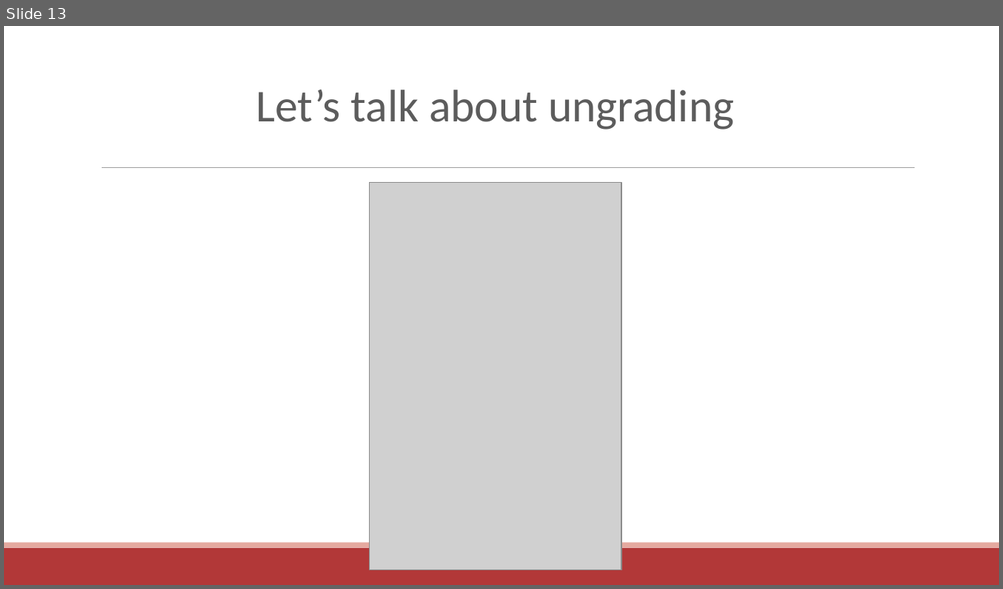
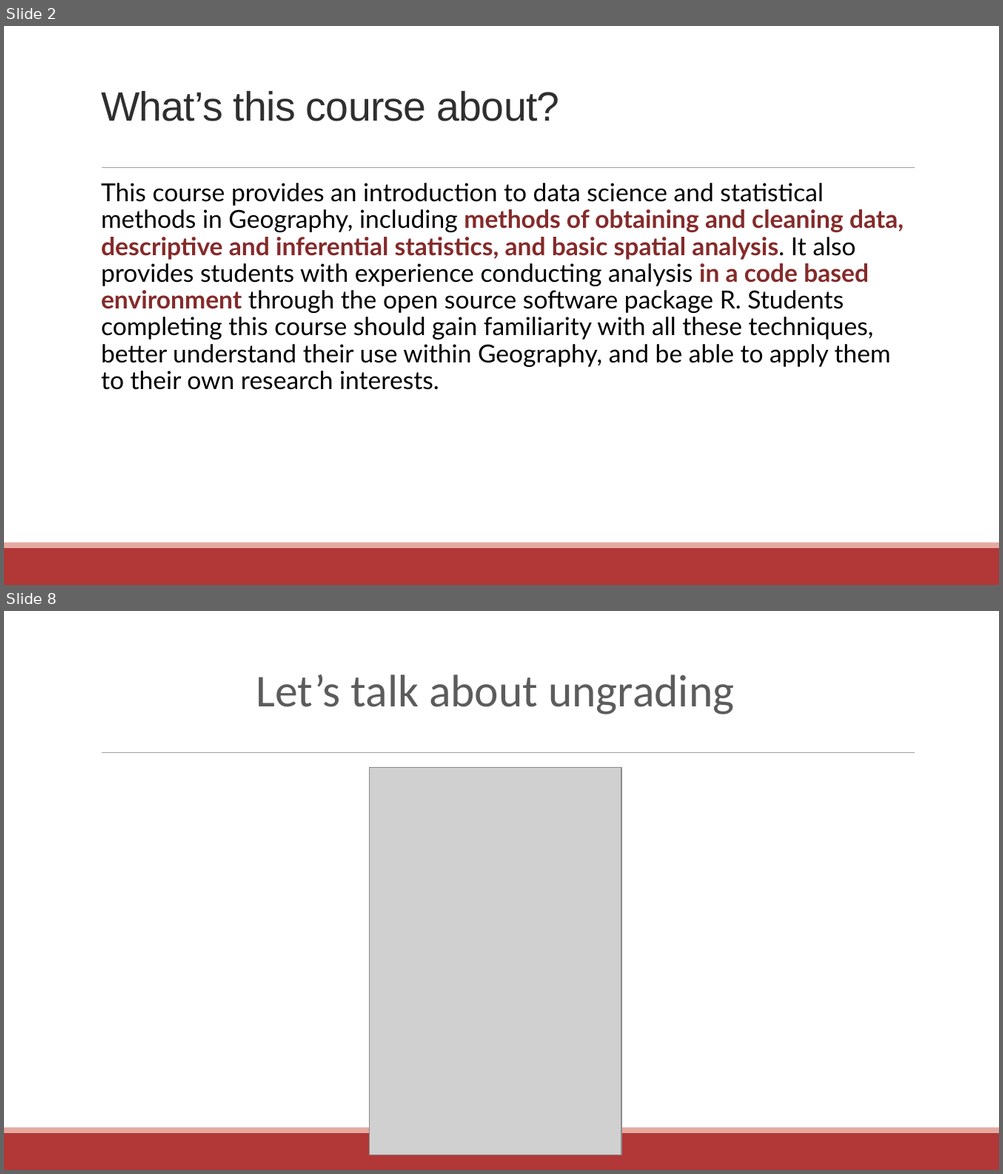
Before and after one commit to communitymaplab/geog4300_datascience, a slide deck: in_class_slides/geog4300_L01-Introductions.pptx. Shown one above the other, each under a label of ours: slide 13 before the commit, slides 2 and 8 after it; the slides between them are not shown. The pictures are 1003x589 and 1003x1174 pixels, drawn with LibreOffice and Linux fonts; fonts in the diff are those of the drawing; grey boxes stand for pictures. Boxes give left, top, right and bottom in pixels: in the first picture for what was removed or moved away, otherwise in the second. Text is boxed around its words. In the diff, an @@ line names an element or a change of style, - is before the commit and + after.

```diff
--- a/in_class_slides/geog4300_L01-Introductions.pptx
+++ b/in_class_slides/geog4300_L01-Introductions.pptx
@@ slide 2 added at <box>4,26,999,585</box>, background #FFFFFF; not listed: 3 template elements that a slide beside it also shows @@
@@ title added at <box>101,91,560,121</box>, 39.6 pt, text #2F2F2F @@
+What’s this course about?
@@ text added at <box>101,183,903,390</box>, 24 pt, text #000000 @@
+  This course provides an introduction to data science and statistical methods in Geography, including methods of obtaining and cleaning data, descriptive and inferential statistics, and basic spatial analysis. It also provides students with experience conducting analysis in a code based environment through the open source software package R. Students completing this course should gain familiarity with all these techniques, better understand their use within Geography, and be able to apply them to their own research interests.
@@ what was slide 13 is now slide 8 @@
```
Also in this commit, not shown: 1 slide changed, 6 other slides added, 1 slide removed.
